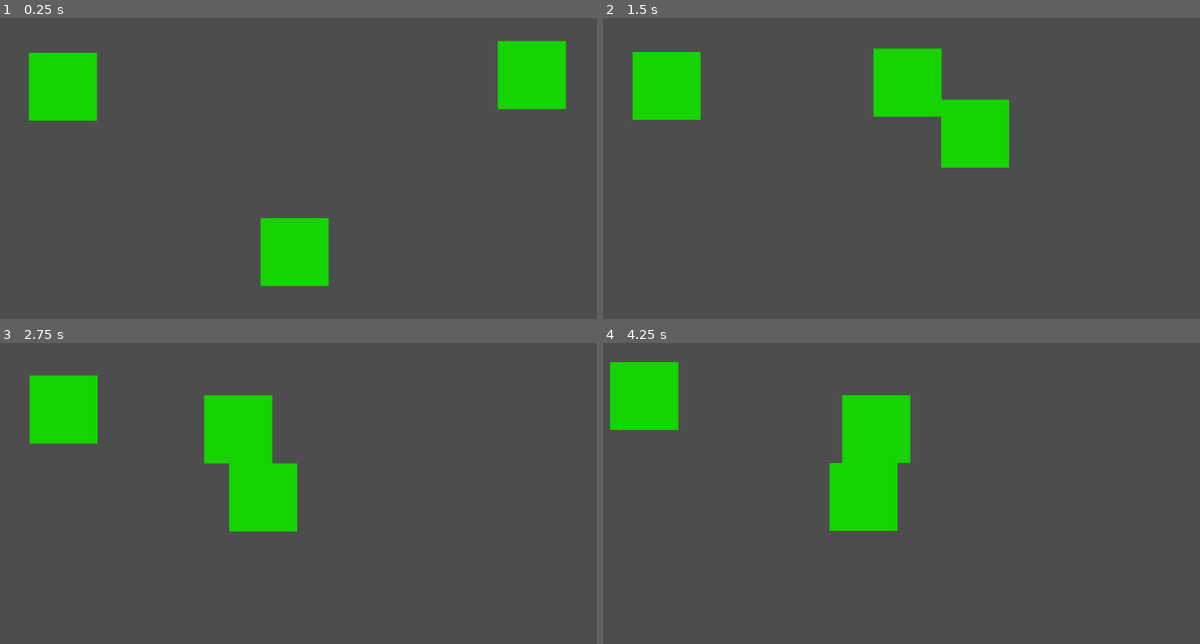
Above: before the commit, frames 1-4 (two rows, left to right).
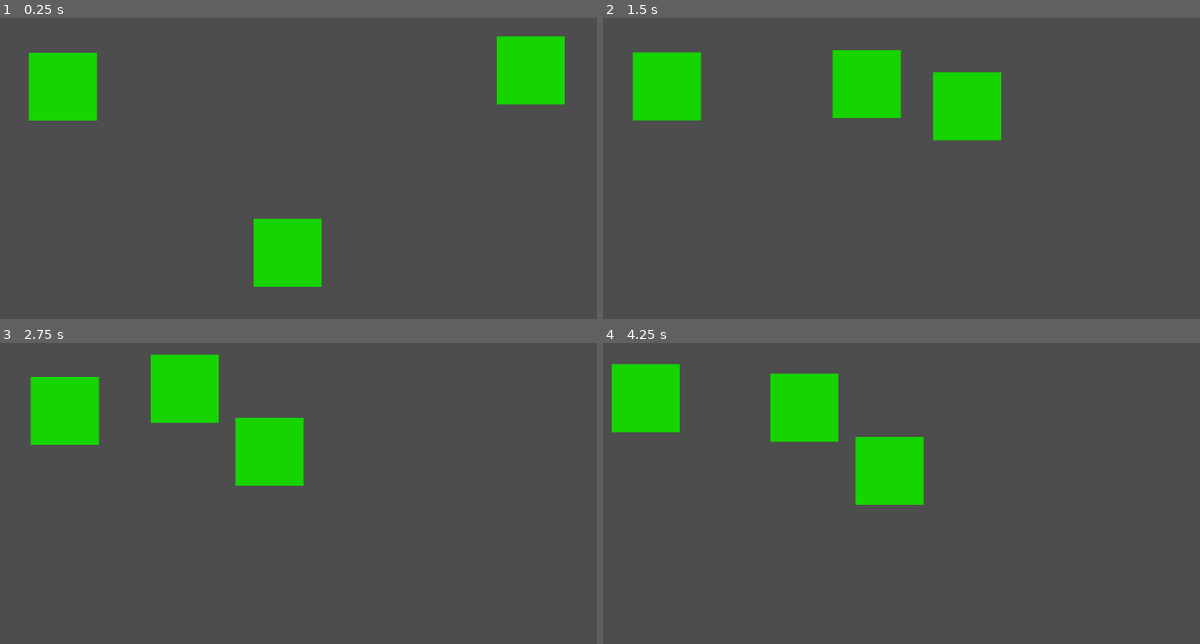
Above: after the commit, the same moments.

Repository: Mapachana/GlobalGameJam2024
Game: Godot game, scene res://escenas/testpersonajes.tscn
Same seed, same stepped clock (60 frames per second), same inputs: the game is played once before the commit and once after it. This scene is started directly instead of the project's main scene.
Inputs (mouse positions are in pixels of both pictures, inside the frame that each line leads up to):
- Up to frame 1 (0.25 s): no input
- Up to frame 2 (1.5 s): move the mouse to (1050, 162) at 0.52 s; press the mouse at (1050, 162) at 0.53 s; move the mouse to (758, 201) at 1.27 s; release the mouse at (758, 201) at 1.28 s; click (758, 201) at 1.35 s
- Up to frame 3 (2.75 s): move the mouse to (364, 421) at 2.02 s; press the mouse at (364, 421) at 2.03 s
- Up to frame 4 (4.25 s): move the mouse to (865, 586) at 2.77 s; release the mouse at (865, 586) at 2.78 s; click (865, 586) at 2.85 s; move the mouse to (1104, 565) at 3.52 s; press the mouse at (1104, 565) at 3.53 s

The runs differ from the first frame. In frame 1, 1.1% of the frame differs, in the area x 42-95%, y 6-90%; in frame 2, 5.4%; in frame 3, 6.8%; in frame 4, 7.1%, in the area x 1-54%, y 6-63%.

Commit message:
Añadidos grupos #1 #3

Diff:
--- a/escenas/personajes.gd
+++ b/escenas/personajes.gd
@@ -3,8 +3,8 @@
 
 const SPEED = 300.0
 const VELOCIDAD_GIRO = 10.0
-const RADIO = 10000
-const DISTANCIA_CAMBIO = 20
+const RADIO = 1000000000
+const DISTANCIA_CAMBIO = 10
 const TIEMPO_MAX_INFECTADO = 10
 
 @export var puntos: PackedVector2Array
@@ -25,7 +25,7 @@
 	muerto = false
 	temporizador = 0
 
-	#self.add_to_group("personajes")
+	self.add_to_group("personajes")
 
 	asignar_puntos_vuelta()
 
@@ -63,16 +63,18 @@
 	if body != self:
 		print("ENTRO EN AREAAAAAA")
 		print(body)
+		print(body.infectado)
+		print(muerto)
 
-	if body != self and !muerto and body.infectado:
+	if body != self and !muerto and body.is_in_group("personajes") and body.infectado:
 		# Me infecto yo
 		print("ME INFECTO")
 		infectado = true;
 
 		# Si al infectarme yo hay otros cerca mia, los infecto
 		for bodies in $Area2D.get_overlapping_bodies(): #This one SHOULD get all the bodies in the area.
-			#if bodies.is_in_group("personajes"):
-			bodies.infectado = true;
+			if bodies.is_in_group("personajes"):
+				bodies.infectado = true;
 
 func asignar_puntos_vuelta():
 	puntos_vuelta = puntos;
--- a/escenas/testpersonajes.tscn
+++ b/escenas/testpersonajes.tscn
@@ -16,9 +16,9 @@
 [node name="CharacterBody2D2" parent="." instance=ExtResource("1_3dvat")]
 position = Vector2(1168, 55)
 scale = Vector2(0.25, 0.25)
-puntos = PackedVector2Array(1168, 55, 500, 300, 500, 200, 4, 52, 900, 30)
+puntos = PackedVector2Array(1168, 55, 500, 200, 4, 52, 900, 30)
 
 [node name="CharacterBody2D3" parent="." instance=ExtResource("1_3dvat")]
 position = Vector2(570, 547)
 scale = Vector2(0.25, 0.25)
-puntos = PackedVector2Array(570, 547, 600, 50)
+puntos = PackedVector2Array(570, 547, 500, 50, 100, 50)
